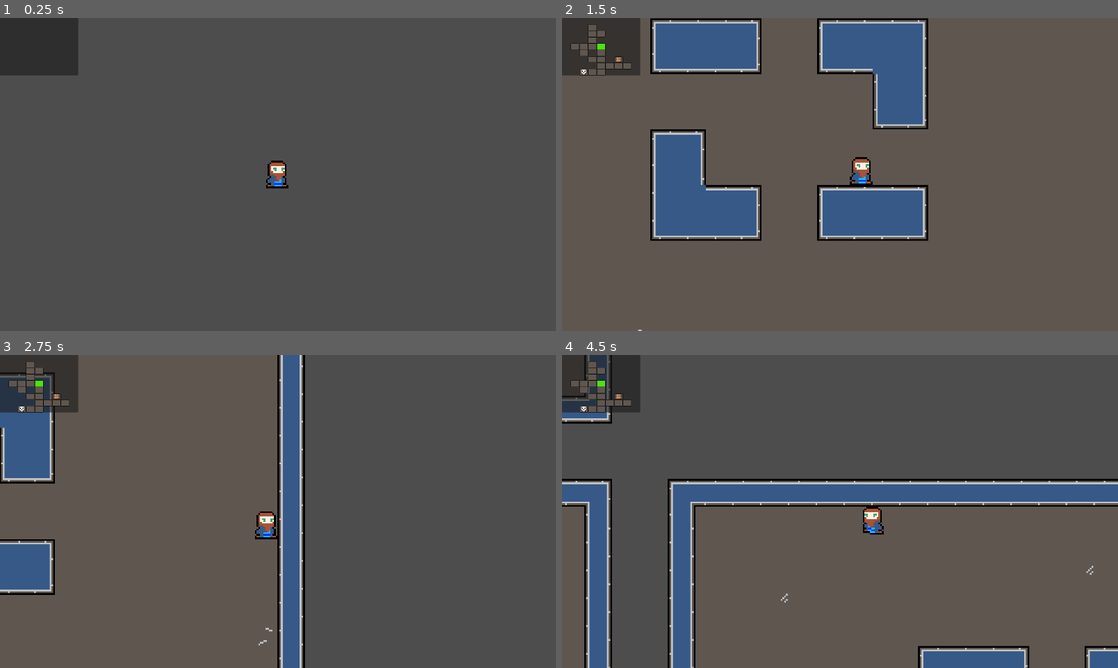
Above: before the commit, frames 1-4 (two rows, left to right).
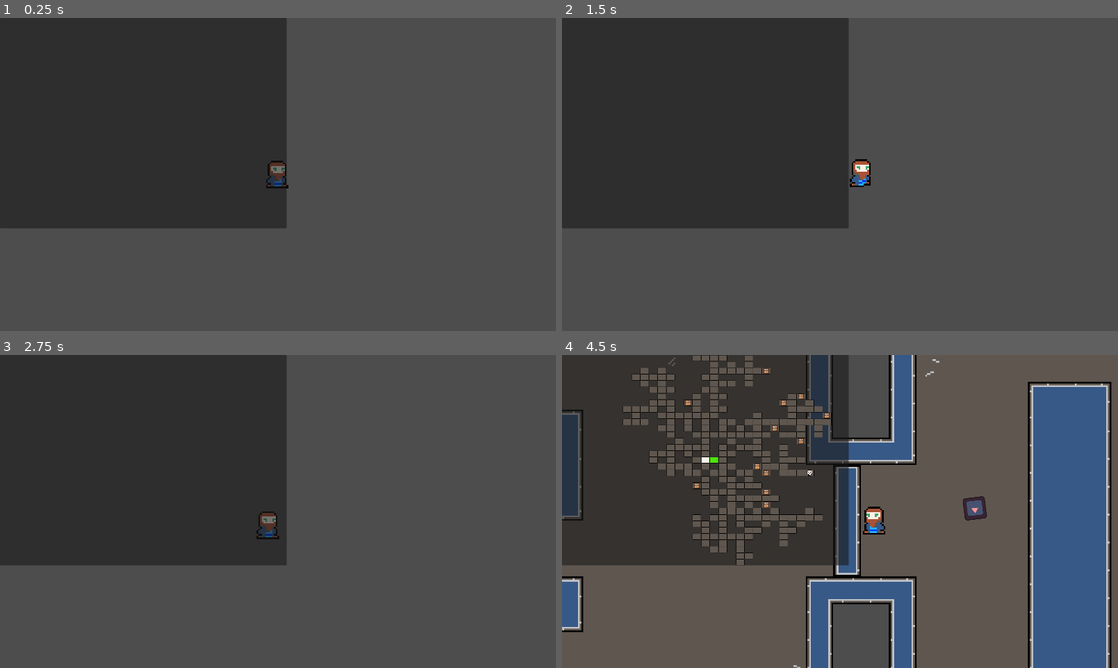
Above: after the commit, the same moments.

Repository: Tarociarz-z-Macedonii/Godot-Dungeon-Generator
Game: Godot game, scene res://scenes/places/Main.tscn
Same seed, same stepped clock (60 frames per second), same inputs: the game is played once before the commit and once after it. The engine's default icon, where the game draws it, is replaced by a stand-in: a white triangle on a blue panel in a dark square.
Inputs (mouse positions are in pixels of both pictures, inside the frame that each line leads up to):
- Up to frame 1 (0.25 s): no input
- Up to frame 2 (1.5 s): tap Enter at 0.5 s; move the mouse to (962, 158) at 0.52 s; hold D (movement_right) 0.53-1.28 s; move the mouse to (728, 190) at 1.27 s; hold S (movement_backward) from 1.28 s (still down)
- Up to frame 3 (2.75 s): move the mouse to (333, 442) at 2.02 s; release S (movement_backward) at 2.03 s; hold D (movement_right) from 2.03 s (still down)
- Up to frame 4 (4.5 s): move the mouse to (812, 574) at 2.77 s; release D (movement_right) at 2.78 s; hold W (movement_forward) 2.78-3.53 s; move the mouse to (1006, 558) at 3.52 s; hold A (movement_left) from 3.53 s (still down); move the mouse to (673, 464) at 4.27 s

The runs differ from the first frame. In frame 1, 32% of the frame differs, in the area x 0-52%, y 0-68%; in frame 2, 40%; in frame 3, 37%; in frame 4, 53%, in the area x 0-100%, y 0-100%.

Commit message:
Parameters

Diff:
--- a/scenes/prefabs/room_generator.tscn
+++ b/scenes/prefabs/room_generator.tscn
@@ -6,6 +6,15 @@
 
 [node name="RoomGenerator" type="Node2D"]
 script = ExtResource("1_4n51n")
+max_num_rooms = 250
+min_num_rooms = 250
+chance_for_room = 0.7
+max_x_grid = 16
+min_x_grid = -16
+max_y_grid = 16
+min_y_grid = -16
+min_chest_room_num = 10
+max_chest_room_num = 15
 
 [node name="MinimapDisplayer" type="Node2D" parent="."]
 position = Vector2(0, 1)
--- a/scripts/room_generator.gd
+++ b/scripts/room_generator.gd
@@ -1,17 +1,19 @@
 extends Node2D
 
-var max_num_rooms: int = 20 #inclusive
-var min_num_rooms: int  = 20 #inclusive
-var chance_for_room: float  = 0.5 #0.5 = 50%
-var max_neighbours: int  = 1 #inclusive
-var room_level: int  = 1
-var room_cell_width: int = 30
-var room_cell_height: int = 22
-var starting_cords := Vector2(0,0)
-var max_x_grid: int = 4 #inclusive
-var min_x_grid: int = -4 #inclusive
-var max_y_grid: int = 4 #inclusive
-var min_y_grid: int = -4 #inclusive
+@export var max_num_rooms: int = 20 #inclusive
+@export var min_num_rooms: int  = 20 #inclusive
+@export var chance_for_room: float  = 0.5 #0.5 = 50%
+@export var max_neighbours: int  = 1 #inclusive
+@export var room_level: int  = 1
+@export var room_cell_width: int = 30
+@export var room_cell_height: int = 22
+@export var starting_cords := Vector2(0,0)
+@export var max_x_grid: int = 4 #inclusive
+@export var min_x_grid: int = -4 #inclusive
+@export var max_y_grid: int = 4 #inclusive
+@export var min_y_grid: int = -4 #inclusive
+@export var min_chest_room_num: int = 1 #inclusive
+@export var max_chest_room_num: int = 1 #inclusive
 
 var room = preload("res://scenes/prefabs/room.tscn")
 var rooms = {}
@@ -24,6 +26,7 @@
 var room_height: int =  room_cell_height * 16
 var offset_x: int = starting_cords.x * -room_width
 var offset_y: int = starting_cords.y * -room_height
+var chest_room_num
 
 func _ready() -> void:
 	minimap_displayer = get_node("MinimapDisplayer")
@@ -103,12 +106,7 @@
 
 func _assign_final_room_values():
 	print("Rooms: " + str(len(rooms)) + " EndRooms: " + str(len(end_rooms)))
-
-	for key in rooms:
-		rooms[key].type = Enums.RoomType.ENEMY
-	rooms[end_rooms.pop_back()].type = Enums.RoomType.BOSS
-	rooms[end_rooms.pop_back()].type = Enums.RoomType.CHEST
-
+	_assign_room_types()
 	for key in rooms:
 		rooms[key].cords = key
 		rooms[key].status = "unexplored"
@@ -117,6 +115,18 @@
 		rooms[key].instantiate_interior()
 		_assign_openings(key, rooms[key])
 		rooms[key].make_corridors()
+
+func _assign_room_types():
+	for key in rooms:
+		rooms[key].type = Enums.RoomType.ENEMY
+
+	rooms[end_rooms.pop_back()].type = Enums.RoomType.BOSS
+	chest_room_num = randi_range(min_chest_room_num, max_chest_room_num)
+	for i in range(chest_room_num):
+		if len(end_rooms) > 0:
+			var rand_index = randi_range(0, len(end_rooms) - 1)
+			rooms[end_rooms[rand_index]].type = Enums.RoomType.CHEST
+			end_rooms.remove_at(rand_index)
 
 func _assign_openings(cords, temp_room):
 	if is_room_existing(Vector2(cords.x + 1, cords.y)):
